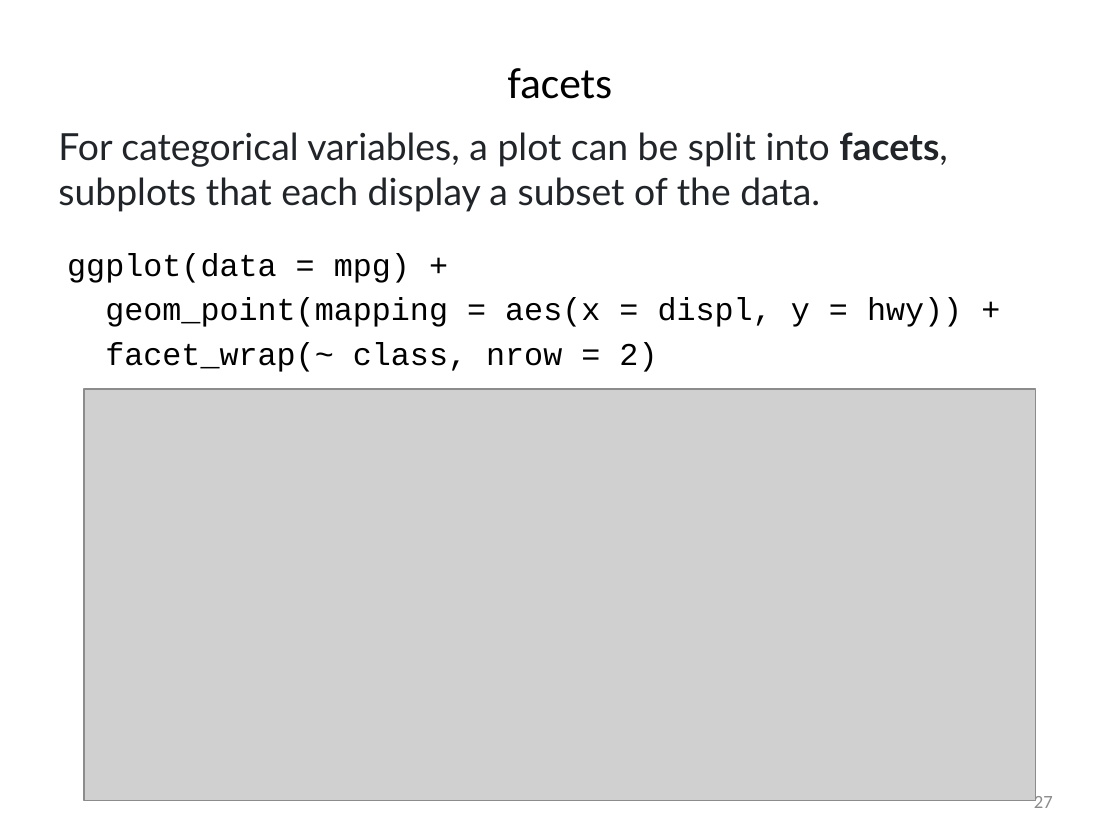
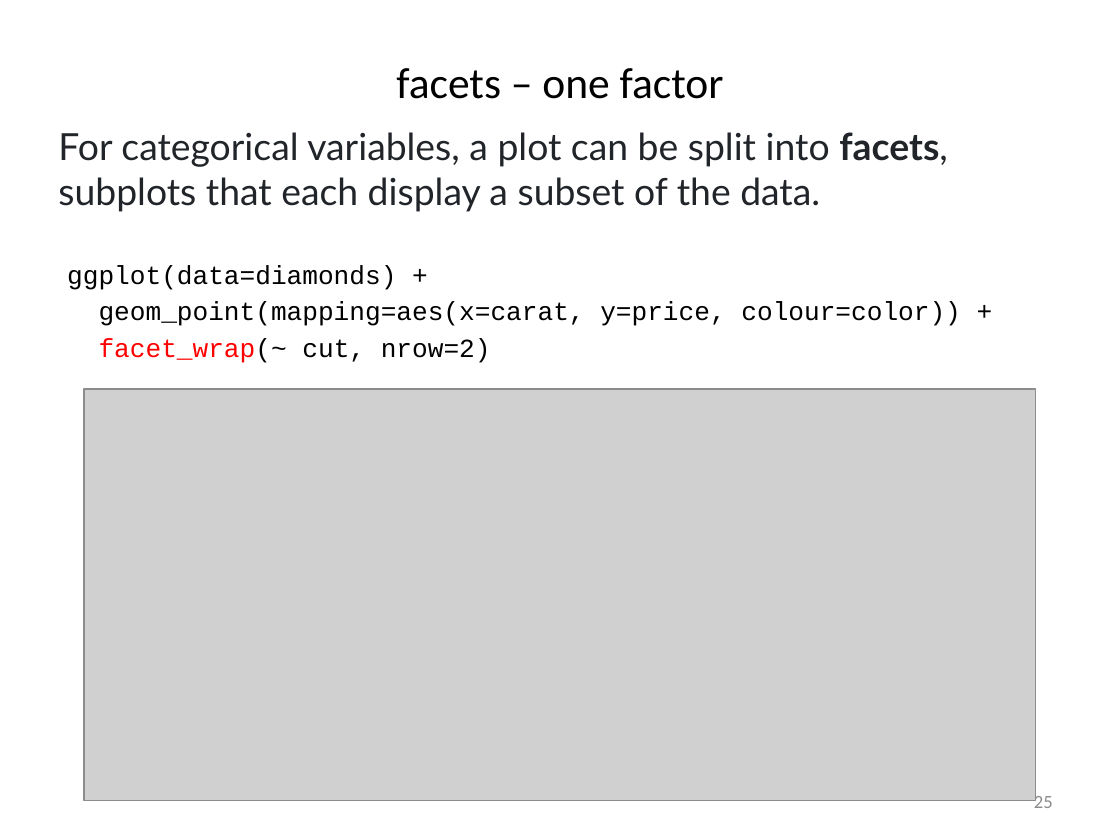
Before and after one commit to liu3zhenlab/teaching, a slide deck: slide 25 of PLPTH813Bioinformatis/2023/lectures/lecture04_R.pptx (slide 27 before the commit). Drawn at 1120x840 pixels with LibreOffice and Linux fonts; fonts in the diff are those of the drawing; grey boxes stand for pictures. Boxes give left, top, right and bottom in pixels: in the first picture for what was removed or moved away, otherwise in the second. Text is boxed around its words. In the diff, an @@ line names an element or a change of style, - is before the commit and + after.

```diff
--- a/PLPTH813Bioinformatis/2023/lectures/lecture04_R.pptx
+++ b/PLPTH813Bioinformatis/2023/lectures/lecture04_R.pptx
@@ title at bbox=[396, 68, 724, 99]: text changed @@
-facets
+facets – one factor
@@ text at bbox=[67, 265, 961, 363]: text changed; size 20.4 to 16.8 pt @@
-ggplot(data = mpg) +
-geom_point(mapping = aes(x = displ, y = hwy)) +
-facet_wrap(~ class, nrow = 2)
+ggplot(data=diamonds) +
+geom_point(mapping=aes(x=carat, y=price, colour=color)) +
+facet_wrap(~ cut, nrow=2)
@@ page number at bbox=[1034, 793, 1053, 808]: text changed @@
-27
+25
```
Also in this commit, not shown: 10 other slides changed, 2 slides removed.
